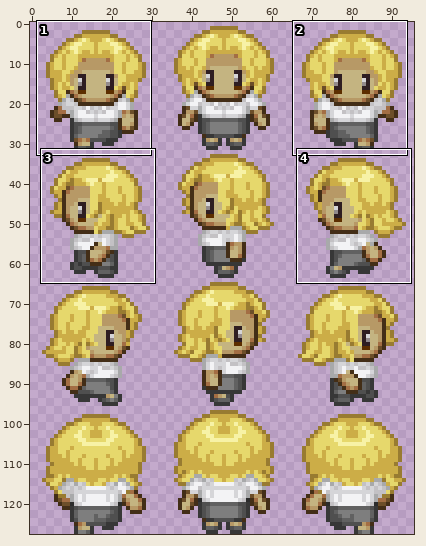
Two states of a sprite sheet, Character_6.png. The first picture is a wide view before the edit; the outline marks the close-up.
Close-up. The starting point:
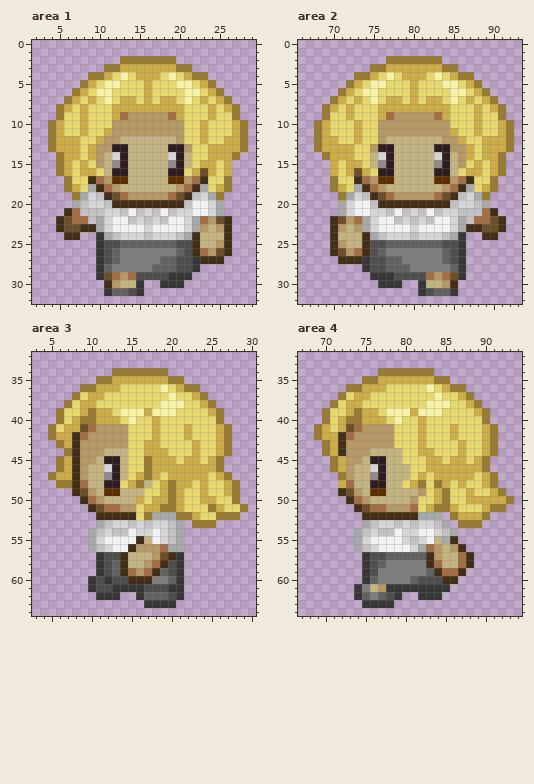
The file is 96x128 pixels. Colours within 5 levels of each other are drawn and written as one. Shown: area 1: x 2..29, y 0..32; area 2: x 66..93, y 0..32; area 3: x 3..30, y 32..64; area 4: x 67..94, y 32..64. The commit also changed other parts of the picture, which this record leaves out.
After the commit:
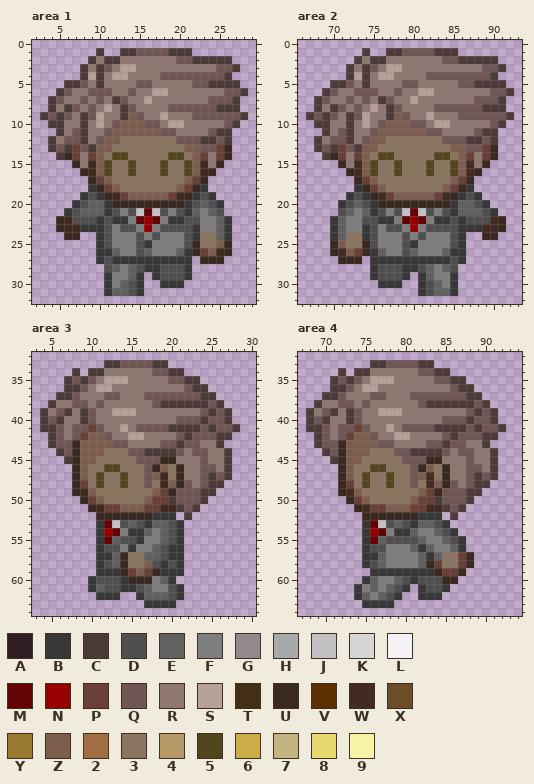
Palette (. is transparent): A #2e1e22  B #373737  C #4d3b39  D #4f4f4f  E #616161  F #7e7e7e  G #928a8c  H #a8a9aa  J #c3c1c4  K #d5d5d8  L #f3f3f5  M #640306  N #970000  P #694037  Q #705654  R #8f7772  S #b7a099  T #432e17  U #3a2921  V #5c2e00  W #442b21  X #6c4e29  Y #987b31  Z #7d5e4e  2 #a36e44  3 #8b7561  4 #b79966  5 #52451b  6 #ccad47  7 #c4b481  8 #e6d86c  9 #f7f2a6
Changes in this commit:
Changed rows in their new state; - is an unchanged pixel.
Area 1:
first column x 3:
 1 -------C--CCQQQQCCC-------
 2 ------CRCCRRRRRRRQQCCCCC--
 3 -----CRCQRSSRRRRRRRRRRQQC-
 4 -----CSCRSSRRRRQQQQQQQQC--
 5 ---CCQRCRRRRQQRRRRRQQCCCC-
 6 --CQRRQQQRRQRRSSRRRRRRRQQC
 7 -CQRRQRQRCQRRSRRRRRRRQQQC-
 8 -CRCQRQRSRCQRRRRQQQQQQCCC-
 9 CQCQRCQSRRCZQRRSRRRQQQQQQC
10 -CCRRCRSRQZZZQQRSSRRRRRQC.
11 -.CRQCRRQZZZZZZQQRRRRQCC..
12 -CRQQCRQZZ3333333QQQCCQC..
13 -CQCPQCZZ333333333ZZQQPU..
14 --CUPRPZ35533333553ZPRPU.-
15 --..URWZ53353335335ZWRU.--
16 --...UWZ53353335335ZWU..--
17 ---...UPZ333333333ZPU...--
18 ---...BUPZ3333333ZPUB...--
19 ----.BDBUWPZZZZZPWUBDB.---
20 ----BDEEBUUUUUUUUUBDEDB---
21 ---BDEEEBDFD-M-DFDBEFED---
22 --UWDDDBDBBFMNMFBBDDFFEB--
23 --UWWBBBDFDDFNFDDDDBFFEB--
24 ---UU---DFFFDFDFFFDB33EB--
25 ---------FFFDBFFFF-U33ZU--
26 --------B---DE----BUPZWU--
27 ---------BBBBBBBBBB.UUU---
28 -------.DE-EDBBDD-B.------
29 -------.BFFEB.B-DD--------
30 --------BFED--------------
Area 2:
first column x 67:
 1 -------C--CCQQQQCCC-------
 2 ------CRCCRRRRRRRQQCCCCC--
 3 -----CRCQRSSRRRRRRRRRRQQC-
 4 -----CSCRSSRRRRQQQQQQQQC--
 5 ---CCQRCRRRRQQRRRRRQQCCCC-
 6 --CQRRQQQRRQRRSSRRRRRRRQQC
 7 -CQRRQRQRCQRRSRRRRRRRQQQC-
 8 -CRCQRQRSRCQRRRRQQQQQQCCC-
 9 CQCQRCQSRRCZQRRSRRRQQQQQQC
10 -CCRRCRSRQZZZQQRSSRRRRRQC.
11 -.CRQCRRQZZZZZZQQRRRRQCC..
12 -CRQQCRQZZ3333333QQQCCQC..
13 -CQCPQCZZ333333333ZZQQPU..
14 --CUPRPZ35533333553ZPRPU.-
15 ---.URWZ53353335335ZWRU..-
16 ---..UWZ53353335335ZWU...-
17 ---...UPZ333333333ZPU...--
18 ---...BUPZ3333333ZPUB...--
19 ----.BDBUWPZZZZZPWUBDB.---
20 ----BDEDBUUUUUUUUUBEEDB---
21 ----DEFEBDFD-M-DFDBEEEDB--
22 ---BEFFDDBBFMNMFBBDBDDDWU-
23 ---BEFFBDFDDFNFDDDDBBBWWU-
24 ---BE33BDFFFDFDFFFD---UU--
25 ---UZ33U-FFFDBFFFF--------
26 ---UWZPUB---DE----B-------
27 ----UUU.BBBBBBBBBB--------
28 -------.B-DDBBDE-ED.------
29 ---------DD-B.BEFFB.------
30 ---------------DEFB-------
Area 3:
first column x 4:
33 --------CCQQQQCC----------
34 ----C-CCRRRRRRQQCC--------
35 ---CQCQRSSSRRRRRQQCC------
36 ---CCQRSSRRRRRRRRRQCC-----
37 --CCQRRRQQRRRQQQQQQQCC----
38 -CRRQQRQRRRRRRQCCCCCCQC---
39 CRQCRCQRRSSSRRRRRRRRQCQC--
40 CQCRRCQRRRRRRRRRRQQQCQQC--
41 CCQRQQPQRRSRQQQQCCCCQCQQC-
42 -CQRQPZZQRRSSRRRRQCQQQCC--
43 -CQQUZZZZQQRRRRQQCQQRRC.--
44 --CQUZZZ333QQCCCCQRQQRRC--
45 --.CUZZ33333QQQUURRRQRRC--
46 --..UZ3355333QUZ3URRQQRC--
47 -...UZ3533533QZW3URRQCQC--
48 --..UP3533533Q3WZUQRQCC..-
49 ----UWZ3333333ZPUQQQCC...-
50 -----UPZ33333ZPPCQQQC....-
51 ------UWPPZZZPPWWCQC......
52 -------UUUUUUUBBB.C......-
53 -------BMJDEDBEEDB-...----
54 ------.BNMFBBEFEDB--------
55 ------.BMEDDBFFEDB--------
56 ------.BDDFBFFEDBB--------
57 --------BEU33EEDB---------
58 ----------U33ZDB----------
59 --------BBUPZPUBB---------
60 --------D-BUUU-EB.--------
61 -------E-D--DEFFD---------
Area 4:
first column x 68:
33 --------CCQQQQCC----------
34 ----C-CCRRRRRRQQCC--------
35 ---CQCQRSSSRRRRRQQCC------
36 ---CCQRSSRRRRRRRRRQCC-----
37 --CCQRRRQQRRRQQQQQQQCC----
38 -CRRQQRQRRRRRRQCCCCCCQC---
39 CRQCRCQRRSSSRRRRRRRRQCQC--
40 CQCRRCQRRRRRRRRRRQQQCQQC--
41 CCQRQQPQRRSRQQQQCCCCQCQQC-
42 -CQRQPZZQRRSSRRRRQCQQQCC--
43 -CQQUZZZZQQRRRRQQCQQRRC.--
44 --CQUZZZ333QQCCCCQRQQRRC--
45 ---CUZZ33333QQQUURRRQRRC--
46 ---.UZ3355333QUZ3URRQQRC--
47 ----UZ3533533QZW3URRQCQC--
48 ----UP3533533Q3WZUQRQCC.--
49 ----UWZ3333333ZPUQQQCC...-
50 -----UPZ33333ZPPCQQQC.....
51 ------UWPPZZZPPWWCQC.....-
52 -------UUUUUUUBBB-C....---
53 -------BMJDEDBEEDB-...----
54 ------.BNMFBBEFFEDB-------
55 ------.BMEDDDDEFFEDB------
56 ------.BDDFFFEBEFFEB------
57 --------BEFFFF-BE33PU-----
58 --------------EUP33PU-----
59 -------.BBBBBBBBUPPU------
60 -----------EDB---UU-------
61 --------EFED-.-DD---------
